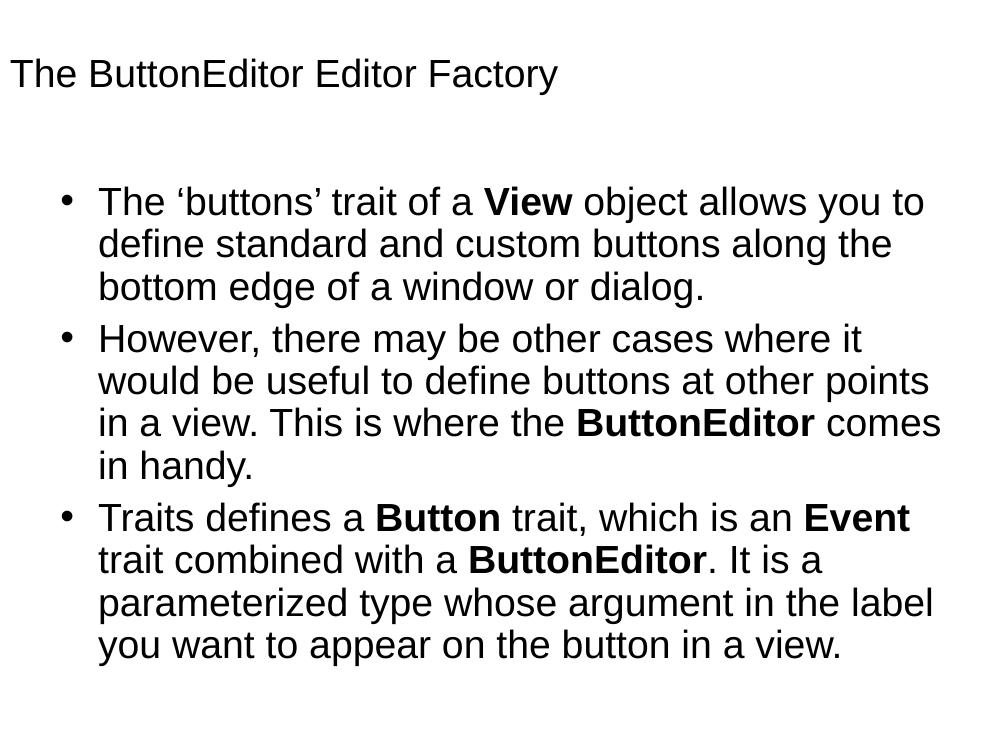
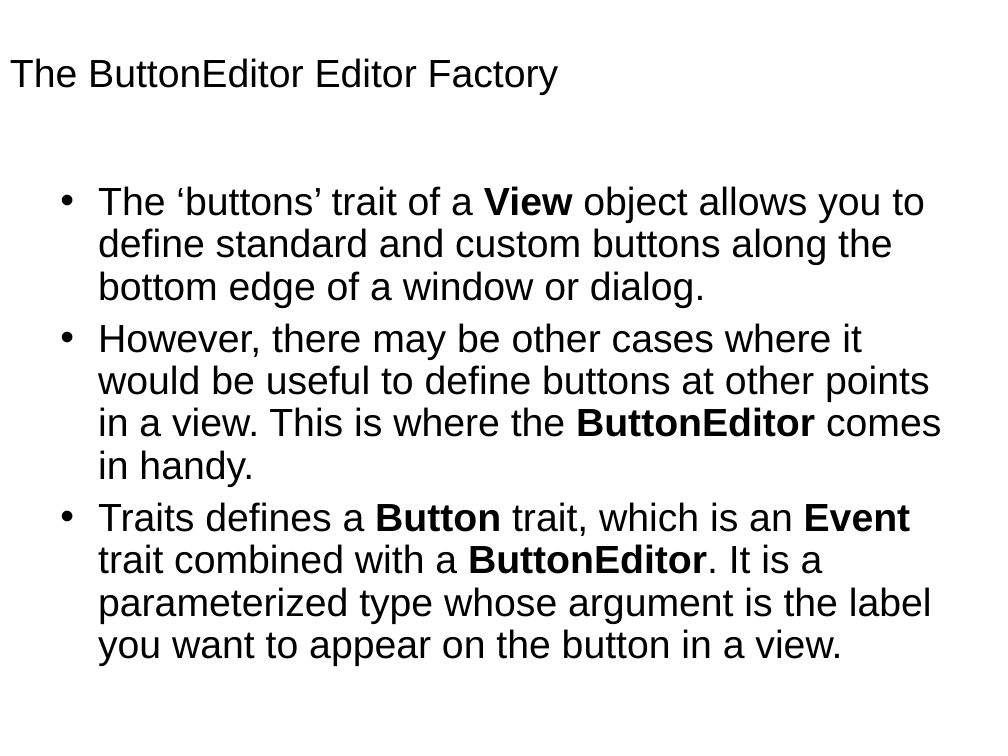
Before and after one commit to enthought/traits, a slide deck: slide 66 of enthought/traits/doc/traits_ui.ppt (slide 65 before the commit). Drawn at 1008x756 pixels with LibreOffice and Linux fonts; fonts in the diff are those of the drawing; background and template pictures are left out. Boxes give left, top, right and bottom in pixels: in the first picture for what was removed or moved away, otherwise in the second. Text is boxed around its words. In the diff, an @@ line names an element or a change of style, - is before the commit and + after.

Commit message:
Updated the Traits UI powerpoint presentation.

```diff
--- a/enthought/traits/doc/traits_ui.ppt
+++ b/enthought/traits/doc/traits_ui.ppt
@@ text at box(98, 502, 932, 666): text changed @@
-• Traits defines a Button trait, which is an Event trait combined with a ButtonEditor. It is a parameterized type whose argument in the label you want to appear on the button in a view.
+• Traits defines a Button trait, which is an Event trait combined with a ButtonEditor. It is a parameterized type whose argument is the label you want to appear on the button in a view.
```
Also in this commit, not shown: 19 other slides changed, 1 slide added.
